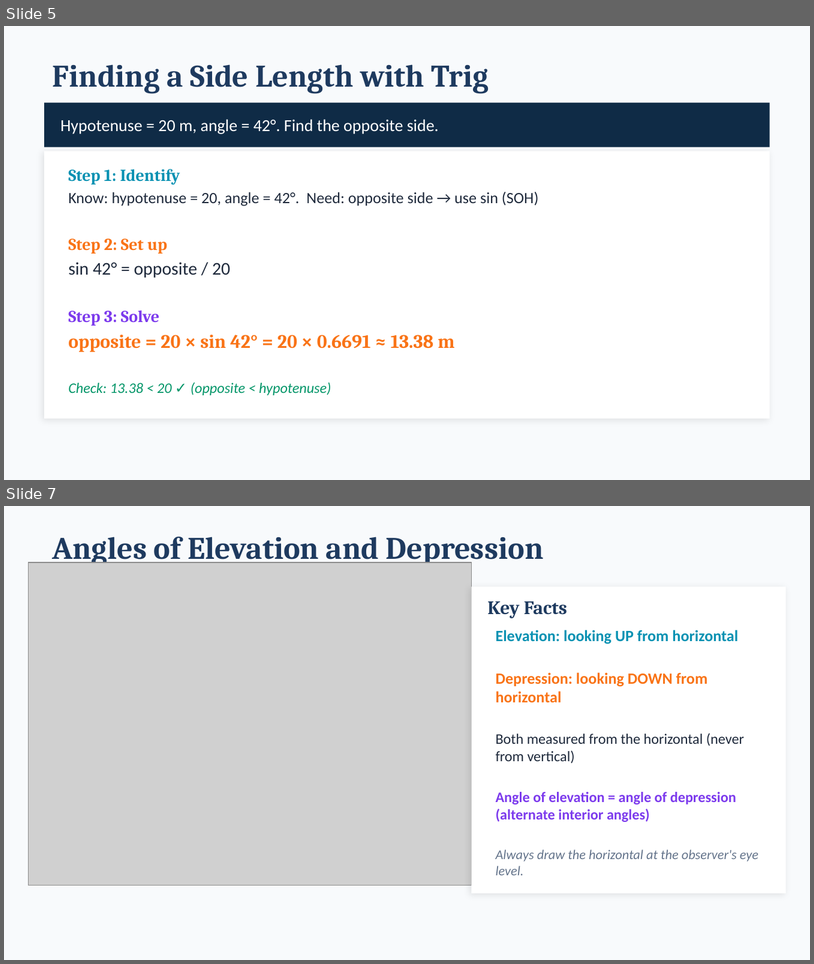
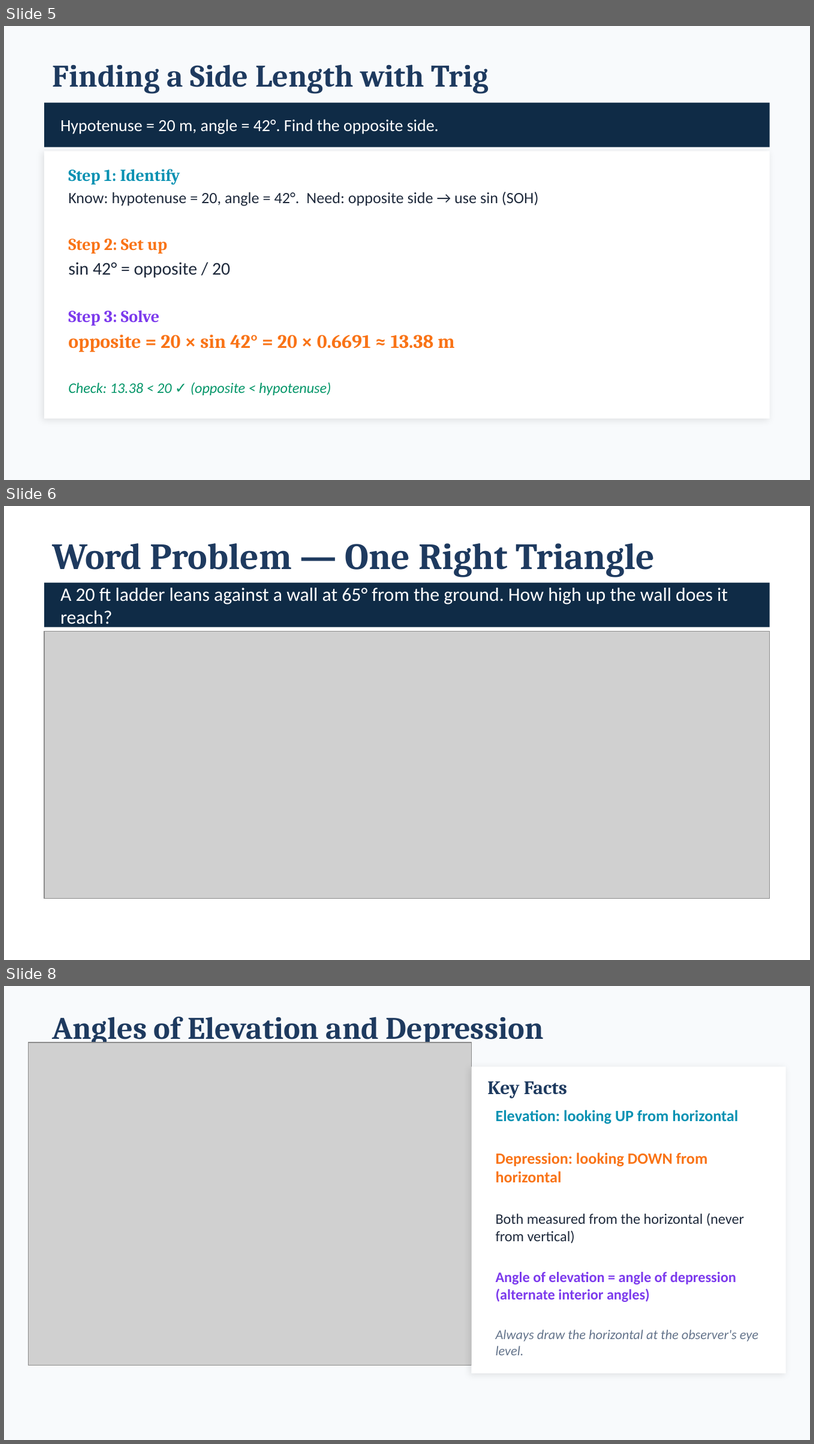
Before and after one commit to andrewhvolk/andrewhvolk.github.io, a slide deck: slides/Math130Unit3C.pptx. Shown one above the other, each under a label of ours: slides 5 and 7 before the commit, slides 5, 6 and 8 after it; the slides between them are not shown. The pictures are 814x964 and 814x1444 pixels, drawn with LibreOffice and Linux fonts; fonts in the diff are those of the drawing; grey boxes stand for pictures. Boxes give left, top, right and bottom in pixels: in the first picture for what was removed or moved away, otherwise in the second. Text is boxed around its words. In the diff, an @@ line names an element or a change of style, - is before the commit and + after.

```diff
--- a/slides/Math130Unit3C.pptx
+++ b/slides/Math130Unit3C.pptx
@@ slide 6 added at bbox=[4, 506, 810, 960], background #FFFFFF @@
@@ text added at bbox=[53, 543, 655, 577], 33 pt, text #1E3A5F, bold @@
+Word Problem — One Right Triangle
@@ rectangle added at bbox=[44, 583, 770, 627], fill #0F2B46 @@
@@ text added at bbox=[60, 588, 728, 628], 17 pt, text #FFFFFF @@
+A 20 ft ladder leans against a wall at 65° from the ground. How high up the wall does it reach?
@@ picture added at bbox=[44, 631, 770, 899] @@
@@ what was slide 7 is now slide 8 @@
```
Also in this commit, not shown: 6 slides changed, 1 other slide added, 6 other files.
